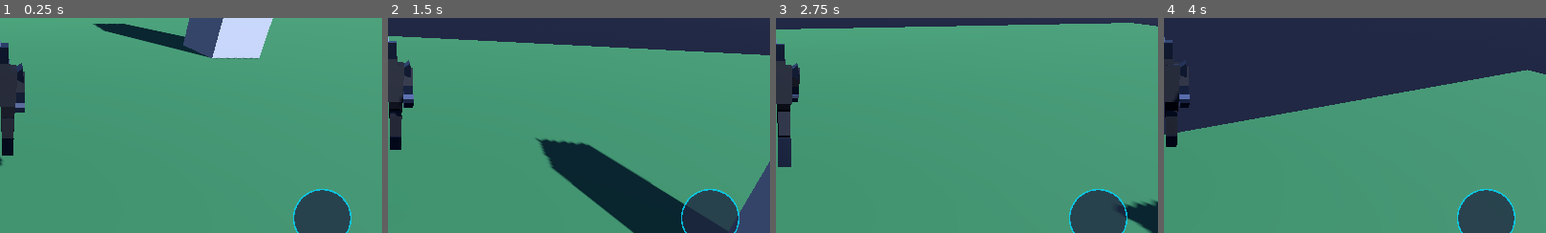
Above: before the commit, frames 1-4 (left to right).
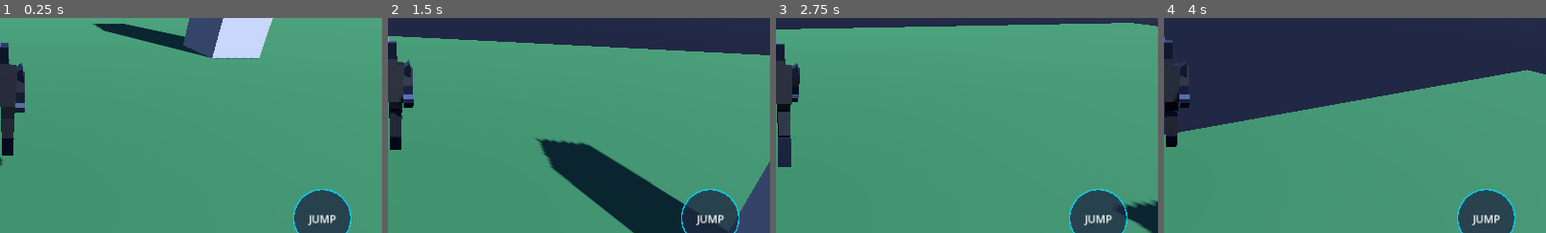
Above: after the commit, the same moments.

Repository: salihakilicer6-prog/Void-realms
Game: Godot game, scene res://scenes/Main3D.tscn
Two runs of this game, one before a commit and one after it. Both use one fixed random seed, a clock stepped at 60 frames per second and the inputs below.
Inputs (mouse positions are % of the whole screen's width and height, from its top left):
- Up to frame 1 (0.25 s): no input
- Up to frame 2 (1.5 s): tap Enter (ui_accept) at 0.5 s; move the mouse to (55, 50) at 0.52 s; hold W (move_forward) from 0.53 s (still down); click (55, 50) at 0.67 s; tap Space (jump) at 0.77, 1.07 s; move the mouse to (45, 50) at 1.27 s
- Up to frame 3 (2.75 s): keep holding W (move_forward); tap Space (jump) at 1.52, 1.82 s; move the mouse to (52, 48) at 2.02 s
- Up to frame 4 (4 s): keep holding W (move_forward); move the mouse to (49, 52) at 2.77 s; click (49, 52) at 2.92 s; tap Space (jump) at 3.02, 3.32, 3.77 s; move the mouse to (57, 51) at 3.52 s
The pictures show only the part of the screen within x 50-100%, y 40-90%; the shares and areas given below are measured in that part.

The runs differ from the first frame. In frame 1, 0.2% of the frame differs, in the area x 80-88%, y 91-97%; in frame 2, 0.2%; in frame 3, 0.2%; in frame 4, 0.2%.
Error before the commit: Invalid operands 'Vector2' and 'Vector3' in operator '+'. (res://scripts/ui/JumpButton.gd:34)

Commit message:
Fix Vector2/Vector3 type mismatch in JumpButton.gd
Resolved Godot 4.7.2 runtime error in JumpButton.gd by replacing center + Vector3(0,0,0) with center for pure 2D Vector2 text position calculation.

Co-authored-by: salihakilicer6-prog <240379350+salihakilicer6-prog@users.noreply.github.com>

Diff:
--- a/godot_client/scripts/ui/JumpButton.gd
+++ b/godot_client/scripts/ui/JumpButton.gd
@@ -31,7 +31,7 @@
 	var font_size = 18
 	var text = "JUMP"
 	var text_size = font.get_string_size(text, HORIZONTAL_ALIGNMENT_CENTER, -1, font_size)
-	var text_pos = center + Vector3(0, 0, 0) - Vector2(text_size.x * 0.5, -text_size.y * 0.3)
+	var text_pos = center - Vector2(text_size.x * 0.5, -text_size.y * 0.3)
 	draw_string(font, text_pos, text, HORIZONTAL_ALIGNMENT_CENTER, -1, font_size, Color.WHITE)
 
 func _gui_input(event: InputEvent) -> void:
